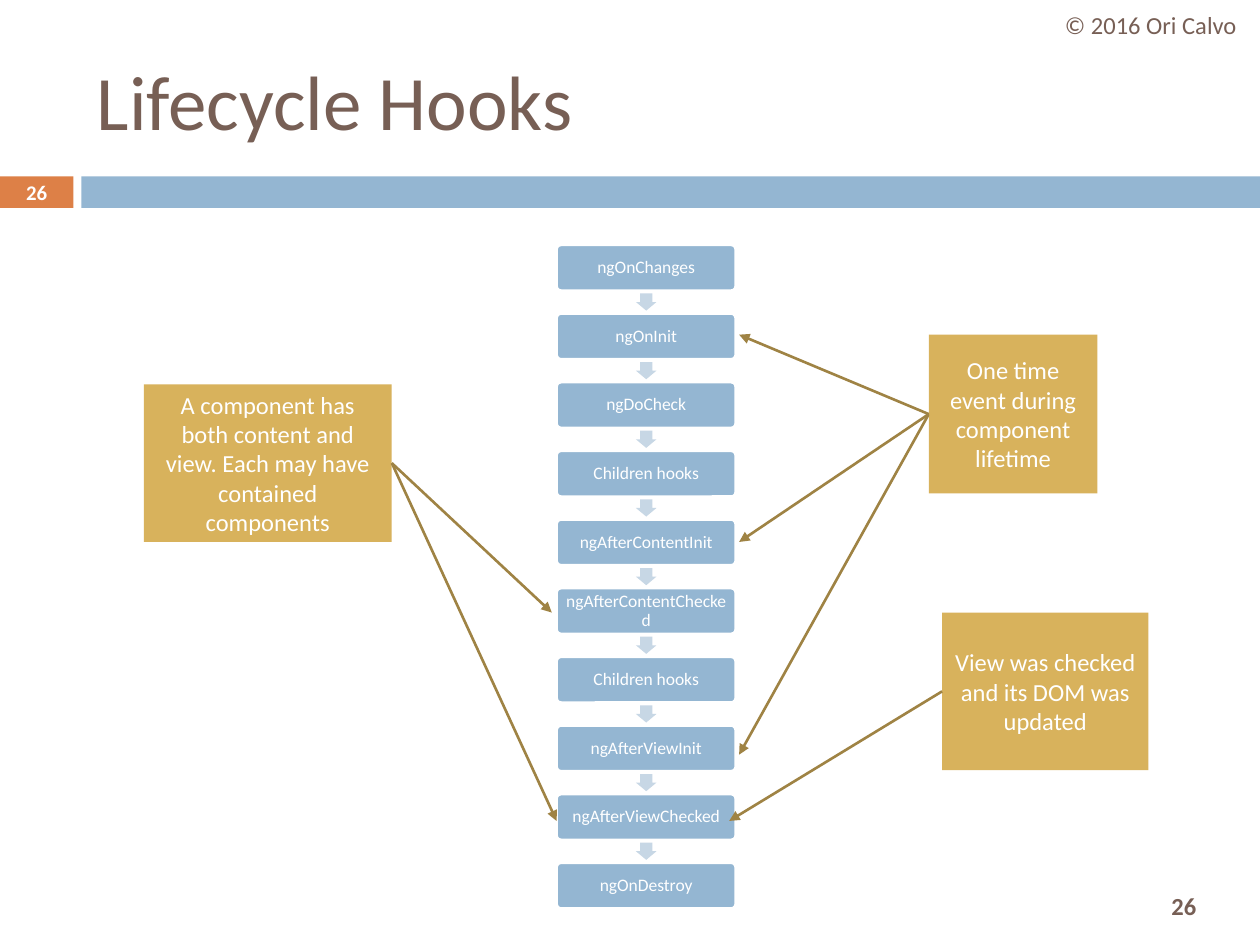
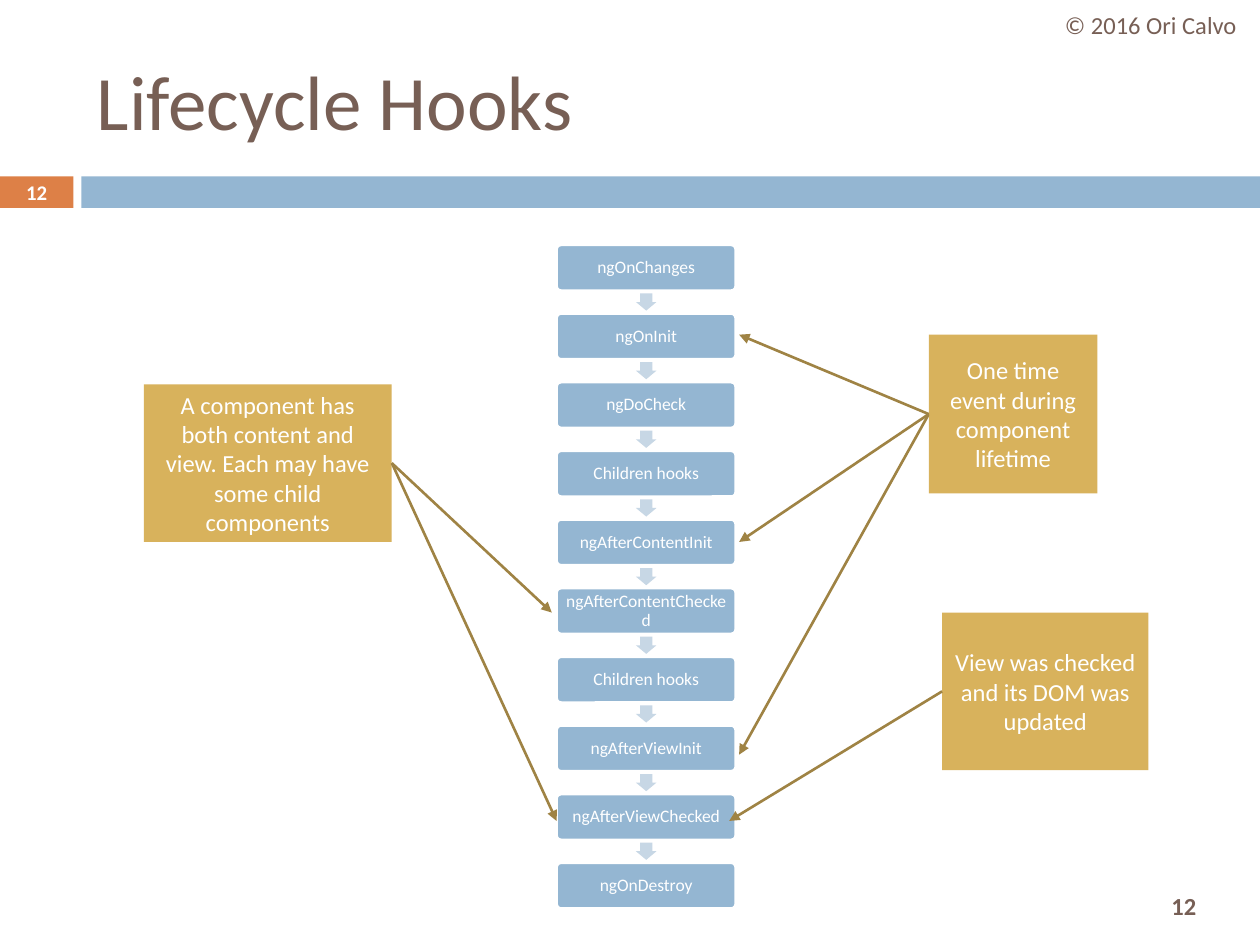
Before and after one commit to oricalvo/course-amdocs-angular, a slide deck: slide 12 of PPTs/06 Advanced Components.pptx (slide 26 before the commit). Drawn at 1260x945 pixels with LibreOffice and Linux fonts; fonts in the diff are those of the drawing. Boxes give left, top, right and bottom in pixels: in the first picture for what was removed or moved away, otherwise in the second. Text is boxed around its words. In the diff, an @@ line names an element or a change of style, - is before the commit and + after.

```diff
--- a/PPTs/06 Advanced Components.pptx
+++ b/PPTs/06 Advanced Components.pptx
@@ page number at box(26, 186, 47, 200): text changed @@
-26
+12
@@ text in rectangle at box(166, 397, 369, 535): text changed @@
-A component has both content and view. Each may have contained components
+A component has both content and view. Each may have some child components
@@ page number at box(1171, 899, 1196, 915): text changed @@
-26
+12
```
Also in this commit, not shown: 3 other slides changed, 29 slides removed.
